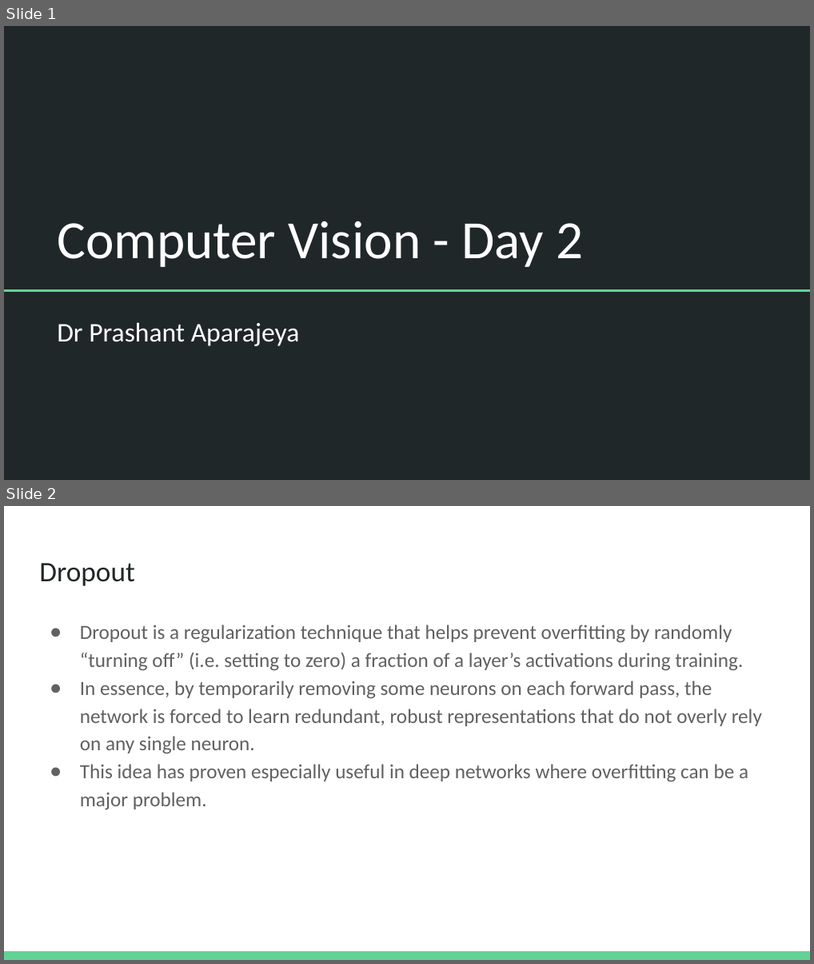
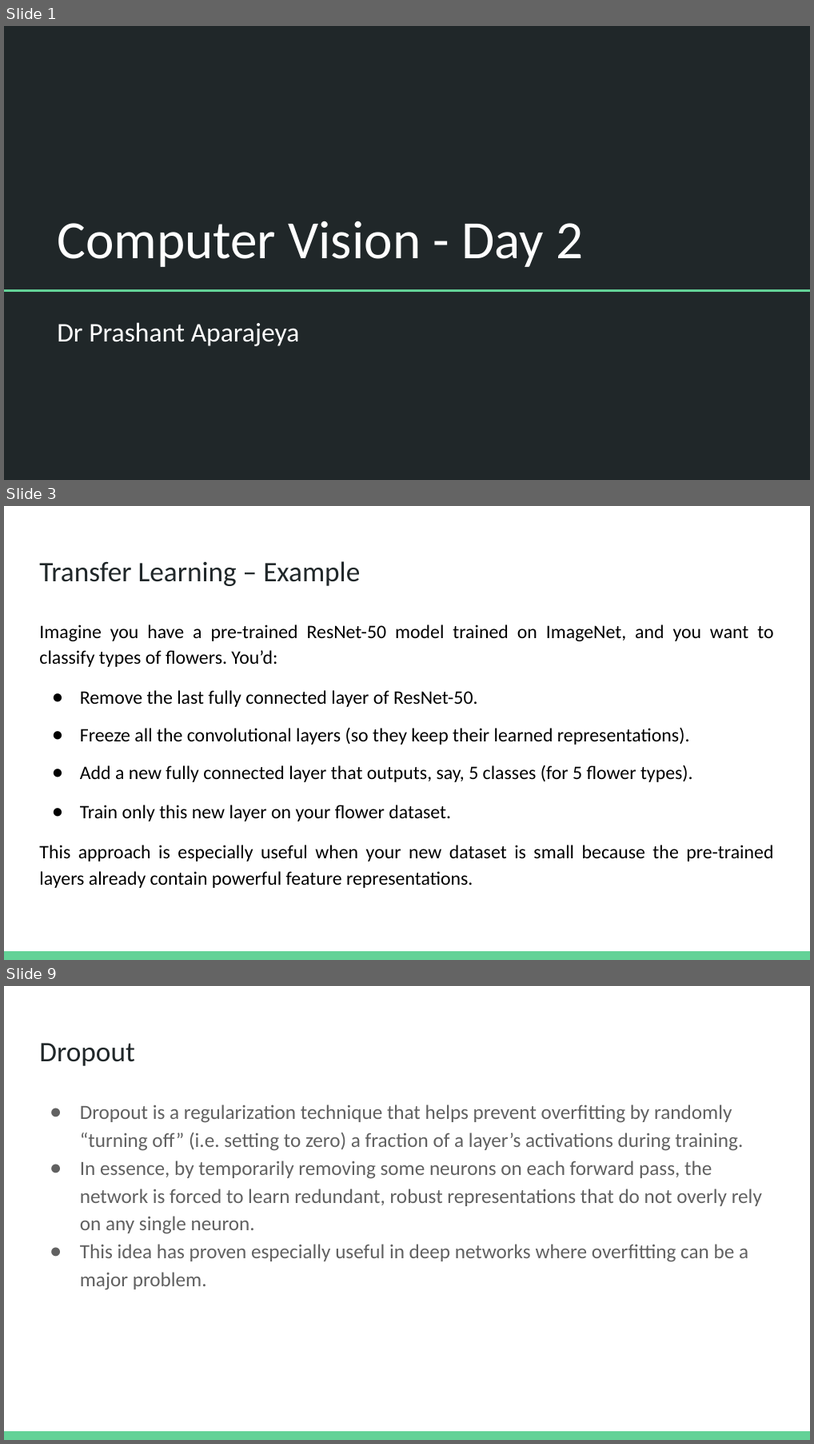
Before and after one commit to Hasan-Shahid/KA-Advanced-Ai-2025, a slide deck: Slides/Extra Slides/Computer Vision - Day 2.pptx. Shown one above the other, each under a label of ours: slides 1 and 2 before the commit, slides 1, 3 and 9 after it; the slides between them are not shown. The pictures are 814x964 and 814x1444 pixels, drawn with LibreOffice and Linux fonts; fonts in the diff are those of the drawing. Boxes give left, top, right and bottom in pixels: in the first picture for what was removed or moved away, otherwise in the second. Text is boxed around its words. In the diff, an @@ line names an element or a change of style, - is before the commit and + after.

```diff
--- a/Slides/Extra Slides/Computer Vision - Day 2.pptx
+++ b/Slides/Extra Slides/Computer Vision - Day 2.pptx
@@ slide 3 added at <box>4,506,810,960</box>, background #FFFFFF; not listed: 1 template element that a slide beside it also shows @@
@@ title added at <box>39,561,360,586</box>, 25.2 pt, text #202729 @@
+Transfer Learning – Example
@@ text added at <box>39,624,774,888</box>, 17 pt, text #000000 @@
+Imagine you have a pre-trained ResNet-50 model trained on ImageNet, and you want to classify types of flowers. You’d:
+● Remove the last fully connected layer of ResNet-50.
+● Freeze all the convolutional layers (so they keep their learned representations).
+● Add a new fully connected layer that outputs, say, 5 classes (for 5 flower types).
+● Train only this new layer on your flower dataset.
+This approach is especially useful when your new dataset is small because the pre-trained layers already contain powerful feature representations.
@@ what was slide 2 is now slide 9 @@
```
Also in this commit, not shown: 8 other slides added, 10 other files.
